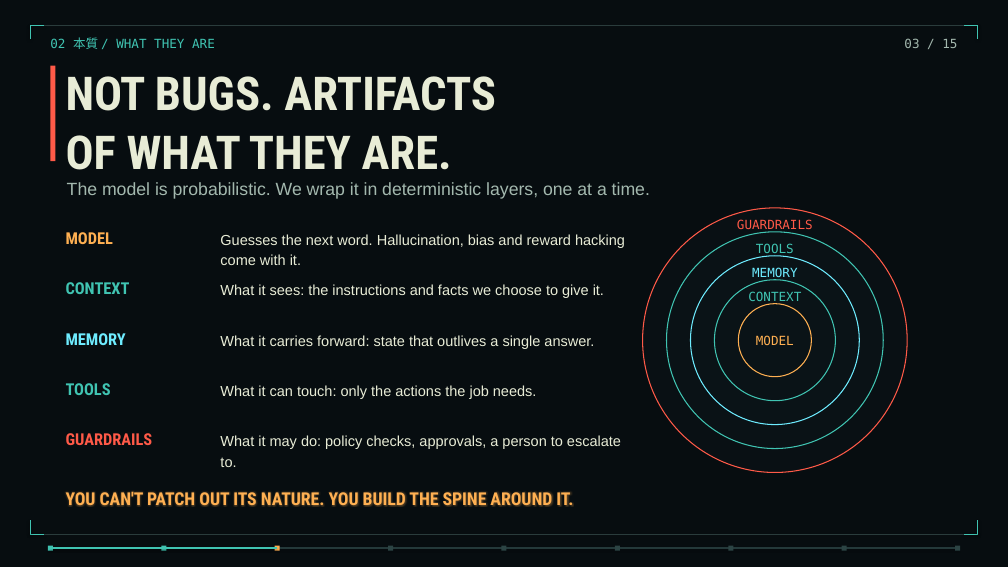
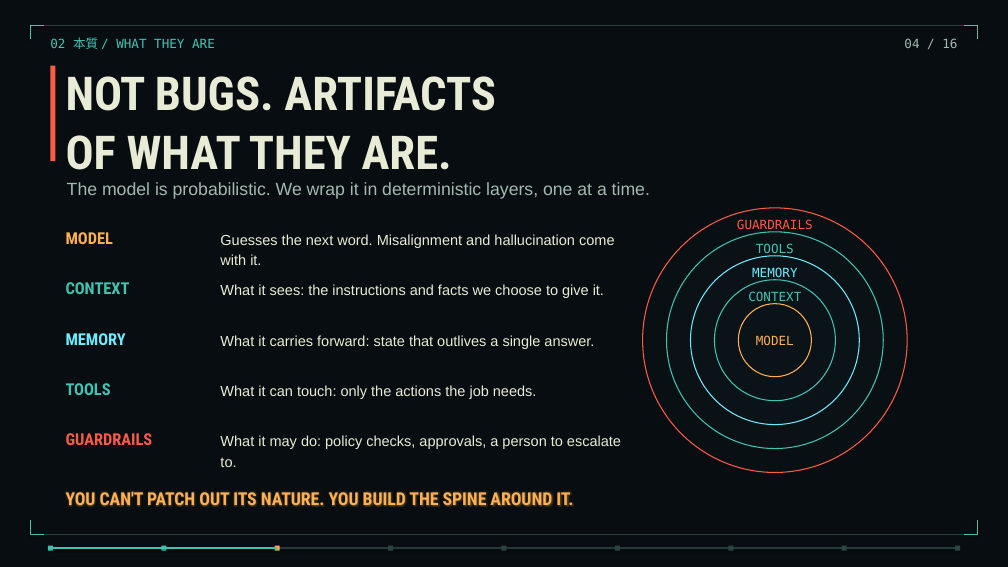
Before and after one commit to torinvdb/a-game-of-ethics, a slide deck: slide 4 of talks/three-years-in-thirty-minutes/three-years-static.pptx (slide 3 before the commit). Drawn at 1008x567 pixels with LibreOffice and Linux fonts; fonts in the diff are those of the drawing; background and template pictures are left out. Boxes give left, top, right and bottom in pixels: in the first picture for what was removed or moved away, otherwise in the second. Text is boxed around its words. In the diff, an @@ line names an element or a change of style, - is before the commit and + after.

```diff
--- a/talks/three-years-in-thirty-minutes/three-years-static.pptx
+++ b/talks/three-years-in-thirty-minutes/three-years-static.pptx
@@ text at [904,38,957,48]: text changed @@
-03 / 15
+04 / 16
@@ text at [220,234,614,265]: text changed @@
-Guesses the next word. Hallucination, bias and reward hacking
-come with it.
+Guesses the next word. Misalignment and hallucination come
+with it.
```
Also in this commit, not shown: 12 other slides changed, 1 slide added, 38 other files.
